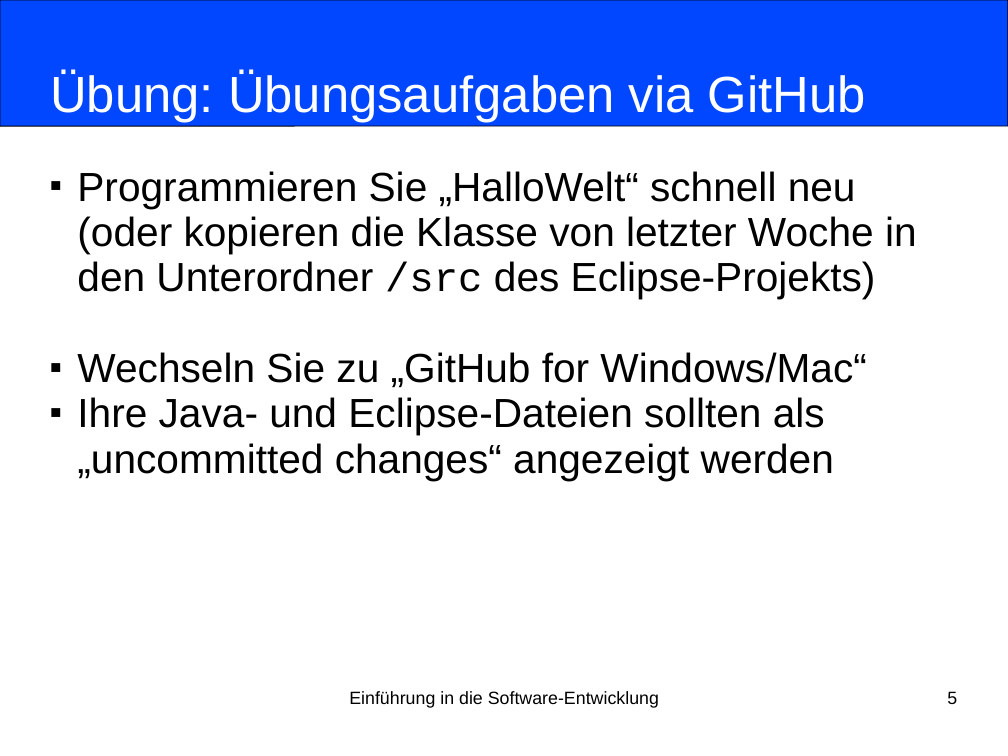
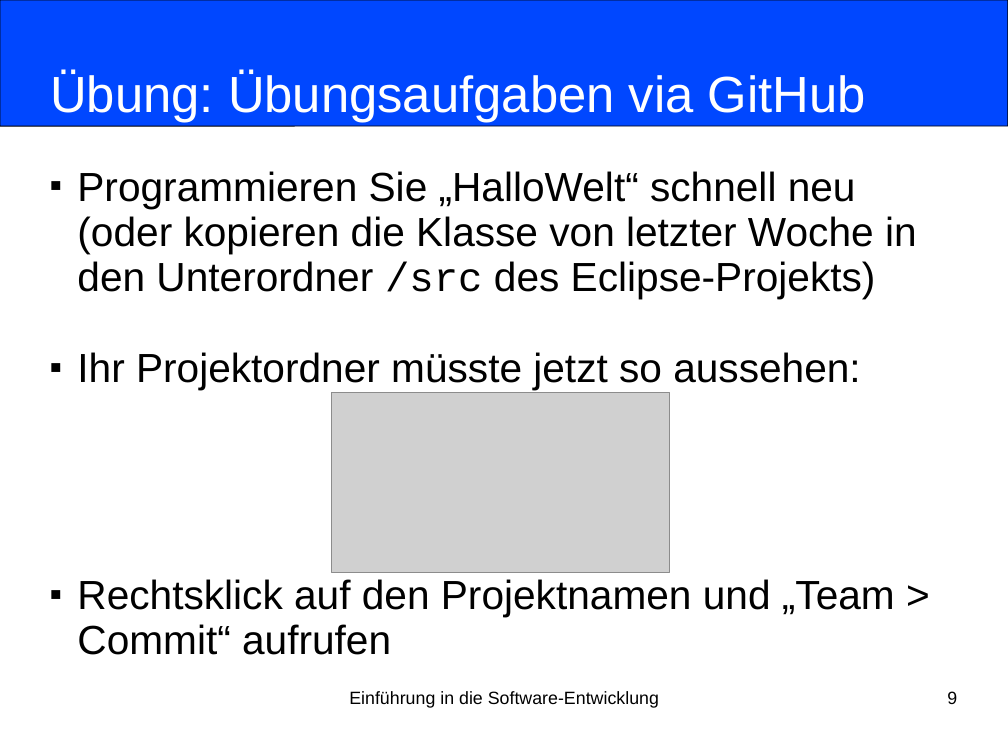
Before and after one commit to nordakademie-einfuehrung-java/vorlesungsskript, a slide deck: slide 9 of folien/Semester_03_Termin_02_Kapitel02.ppt (slide 5 before the commit). Drawn at 1008x756 pixels with LibreOffice and Linux fonts; fonts in the diff are those of the drawing; grey boxes stand for pictures. Boxes give left, top, right and bottom in pixels: in the first picture for what was removed or moved away, otherwise in the second. Text is boxed around its words. In the diff, an @@ line names an element or a change of style, - is before the commit and + after.

Commit message:
switched to Eclipse plugin for Git instead of GitHub for Desktop

```diff
--- a/folien/Semester_03_Termin_02_Kapitel02.ppt
+++ b/folien/Semester_03_Termin_02_Kapitel02.ppt
@@ subtitle at box(77, 352, 895, 655): text changed @@
-■ Wechseln Sie zu „GitHub for Windows/Mac“
-■ Ihre Java- und Eclipse-Dateien sollten als „uncommitted changes“ angezeigt werden
+■ Ihr Projektordner müsste jetzt so aussehen:
+■ Rechtsklick auf den Projektnamen und „Team > Commit“ aufrufen
@@ picture added at box(332, 392, 670, 573) @@
@@ page number at box(947, 691, 957, 704): text changed @@
-5
+9
```
Also in this commit, not shown: 2 other slides changed, 4 slides added.
